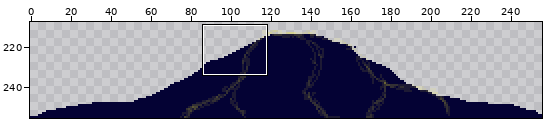
Pixel-art file: src/asepriteFiles/boss P1_Death.aseprite. The picture above shows the old version from afar; the outline marks the close-up.
Close-up. Before:
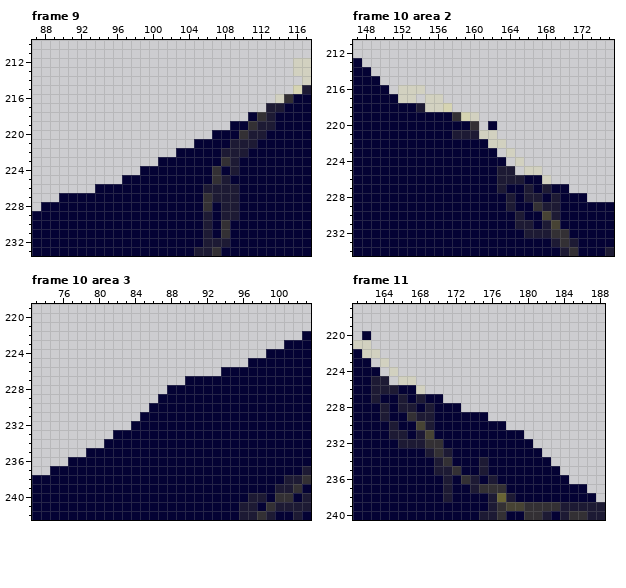
256x256 pixels, 14 frames. Shown: frame 9: x 87..117, y 210..233; frame 10 area 2: x 147..175, y 211..234; frame 10 area 3: x 73..103, y 219..242; frame 11: x 161..188, y 217..240. The wide view leaves out empty margins. The commit also changed other frames or places, which this record leaves out.
After:
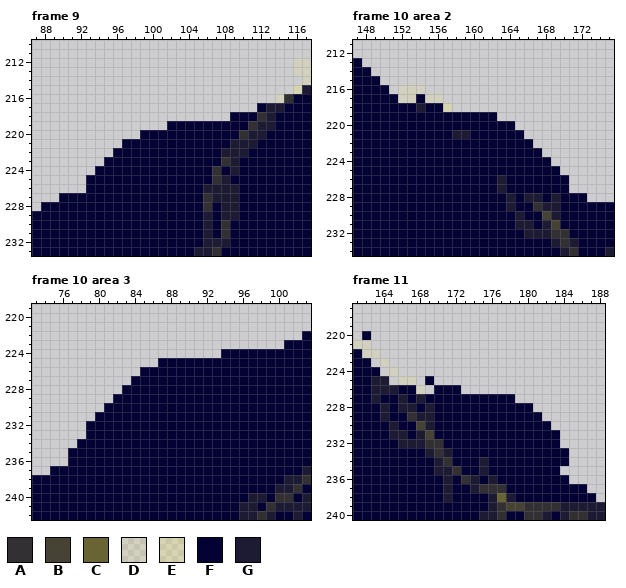
Palette (. is transparent): A #333034  B #474334  C #696434  D #fbf2361a  E #fbf23631  F #040234  G #1d1a34
Edits made:
--- frame 9
@@ x 87..117 @@
 216 ...........................DAFF
-217 ..........................GGFFF
-218 ........................FAGFFFF
-219 ......................FFAGGFFFF
-220 ....................FFFAGGFFFFF
-221 ..................FFFFGGGFFFFFF
-222 ................FFFFFGGGFFFFFFF
-223 ..............FFFFFFFAGFFFFFFFF
-224 ............FFFFFFFFAFGFFFFFFFF
-225 ..........FFFFFFFFFFAGFFFFFFFFF
-226 .......FFFFFFFFFFFFGGGGFFFFFFFF
+217 .........................FGGFFF
+218 ......................FFFAGFFFF
+219 ...............FFFFFFFFFAGGFFFF
+220 ............FFFFFFFFFFFAGGFFFFF
+221 ..........FFFFFFFFFFFFGGGFFFFFF
+222 .........FFFFFFFFFFFFGGGFFFFFFF
+223 ........FFFFFFFFFFFFFAGFFFFFFFF
+224 .......FFFFFFFFFFFFFAFGFFFFFFFF
+225 ......FFFFFFFFFFFFFFAGFFFFFFFFF
+226 ......FFFFFFFFFFFFFGGGGFFFFFFFF
 227 ...FFFFFFFFFFFFFFFFAGGGFFFFFFFF
--- frame 10 area 2
@@ x 147..175 @@
 216 FFFF.DDD.....................
-217 FFFFFDD.DD...................
-218 FFFFFFFGDDE..................
-219 FFFFFFFFFFFAED...............
-220 FFFFFFFFFFFFFA.F.............
-221 FFFFFFFFFFFGGGDD.............
-222 FFFFFFFFFFFFFFFDD............
-223 FFFFFFFFFFFFFFFF.D...........
-224 FFFFFFFFFFFFFFFFF.D..........
-225 FFFFFFFFFFFFFFFFGG.DD........
-226 FFFFFFFFFFFFFFFFGGGFFD.......
-227 FFFFFFFFFFFFFFFFGFFGFGFF.....
+217 FFFFFDDFDD...................
+218 FFFFFFFGFFE..................
+219 FFFFFFFFFFFFFFFF.............
+220 FFFFFFFFFFFFFFFFFF...........
+221 FFFFFFFFFFFGGFFFFFF..........
+222 FFFFFFFFFFFFFFFFFFFF.........
+223 FFFFFFFFFFFFFFFFFFFFF........
+224 FFFFFFFFFFFFFFFFFFFFFF.......
+225 FFFFFFFFFFFFFFFFFFFFFFF......
+226 FFFFFFFFFFFFFFFFGFFFFFFF.....
+227 FFFFFFFFFFFFFFFFGFFFFFFF.....
 228 FFFFFFFFFFFFFFFFFGFGGFGFFF...
--- frame 10 area 3
@@ x 73..103 @@
 223 ............................FFF
-224 ..........................FFFFF
-225 ........................FFFFFFF
-226 .....................FFFFFFFFFF
-227 .................FFFFFFFFFFFFFF
-228 ...............FFFFFFFFFFFFFFFF
-229 ..............FFFFFFFFFFFFFFFFF
-230 .............FFFFFFFFFFFFFFFFFF
-231 ............FFFFFFFFFFFFFFFFFFF
-232 ...........FFFFFFFFFFFFFFFFFFFF
-233 .........FFFFFFFFFFFFFFFFFFFFFF
-234 ........FFFFFFFFFFFFFFFFFFFFFFF
-235 ......FFFFFFFFFFFFFFFFFFFFFFFFF
+224 .....................FFFFFFFFFF
+225 ..............FFFFFFFFFFFFFFFFF
+226 ............FFFFFFFFFFFFFFFFFFF
+227 ...........FFFFFFFFFFFFFFFFFFFF
+228 ..........FFFFFFFFFFFFFFFFFFFFF
+229 .........FFFFFFFFFFFFFFFFFFFFFF
+230 ........FFFFFFFFFFFFFFFFFFFFFFF
+231 .......FFFFFFFFFFFFFFFFFFFFFFFF
+232 ......FFFFFFFFFFFFFFFFFFFFFFFFF
+233 ......FFFFFFFFFFFFFFFFFFFFFFFFF
+234 .....FFFFFFFFFFFFFFFFFFFFFFFFFF
+235 ....FFFFFFFFFFFFFFFFFFFFFFFFFFF
 236 ....FFFFFFFFFFFFFFFFFFFFFFFFFFF
--- frame 11
@@ x 161..188 @@
 224 FFF.D.......................
-225 FFGG.DD.....................
-226 FFGGGFFD....................
-227 FFGFFGFGFF..................
-228 FFFGFGGFGFFF................
-229 FFFGFFAGGFFFFFF.............
-230 FFFFGFFBGFFFFFFFF...........
-231 FFFFGGFGBFFFFFFFFFF.........
-232 FFFFFGGGAAFFFFFFFFFF........
-233 FFFFFFFFGAGFFFFFFFFFF.......
-234 FFFFFFFFFGAFFFGFFFFFFF......
+225 FFGG.DD.F...................
+226 FFGGGFFD.FFF................
+227 FFGFFGFGFFFFFFFFFF..........
+228 FFFGFGGFGFFFFFFFFFFF........
+229 FFFGFFAGGFFFFFFFFFFFF.......
+230 FFFFGFFBGFFFFFFFFFFFFF......
+231 FFFFGGFGBFFFFFFFFFFFFFF.....
+232 FFFFFGGGAAFFFFFFFFFFFFF.....
+233 FFFFFFFFGAGFFFFFFFFFFFFF....
+234 FFFFFFFFFGAFFFGFFFFFFFFF....
 235 FFFFFFFFFGGAFFGFFFFFFFF.....
